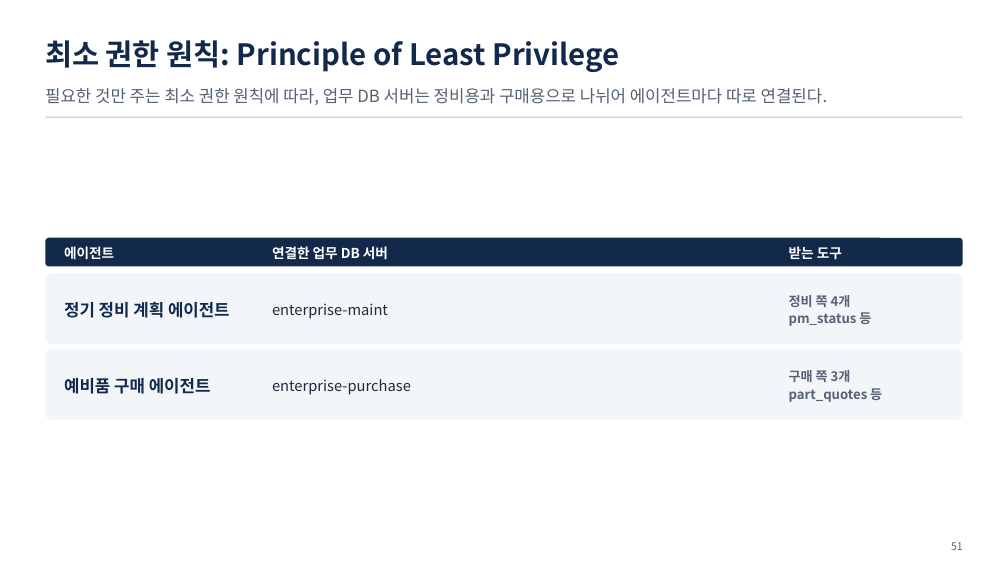
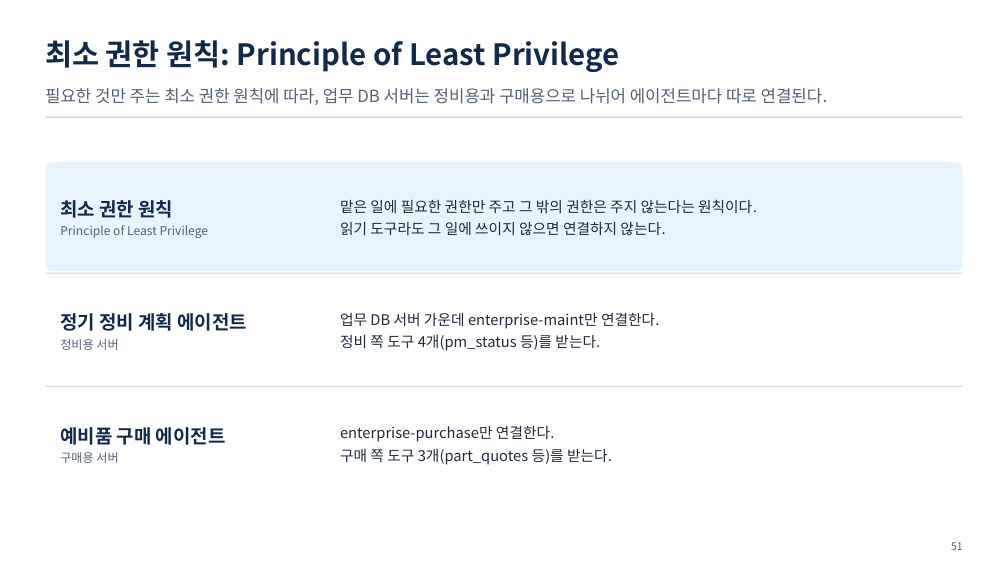
Before and after one commit to uengine-oss/hyd-iot-edu, a slide deck: slide 51 of docs/교재/통합반/06일차/통합반_06일차.pptx. Drawn at 1008x567 pixels with LibreOffice and Linux fonts; fonts in the diff are those of the drawing. Boxes give left, top, right and bottom in pixels: in the first picture for what was removed or moved away, otherwise in the second. Text is boxed around its words. In the diff, an @@ line names an element or a change of style, - is before the commit and + after.

```diff
--- a/docs/교재/통합반/06일차/통합반_06일차.pptx
+++ b/docs/교재/통합반/06일차/통합반_06일차.pptx
@@ rounded rectangle: place and size @@
-rounded rectangle at [45, 237, 963, 266]
+rounded rectangle at [45, 163, 963, 271]
@@ rounded rectangle at [45, 163, 963, 271]: fill #13294B to #E7F3FD; proportions changed @@
@@ text at [60, 200, 209, 238]: text changed; size 13 to 11.5 pt; text colour #FFFFFF to #556175; bold off @@
-에이전트
+최소 권한 원칙
+Principle of Least Privilege
@@ text at [340, 199, 757, 235]: text changed; size 13 to 14 pt; text colour #FFFFFF to #1F2A3A; bold off @@
-연결한 업무 DB 서버
+맡은 일에 필요한 권한만 주고 그 밖의 권한은 주지 않는다는 원칙이다.
+읽기 도구라도 그 일에 쓰이지 않으면 연결하지 않는다.
@@ text removed at [789, 246, 842, 260] @@
-받는 도구
@@ rounded rectangle removed at [45, 274, 963, 344] @@
@@ rectangle added at [45, 272, 963, 273], fill #D3D9E1 @@
@@ text removed at [789, 295, 871, 326] @@
-정비 쪽 4개
-pm_status 등
@@ text at [60, 313, 248, 331]: size 16 to 18 pt in "정기 정비 계획 에이전트"; more space between paragraphs @@
@@ text removed at [272, 303, 388, 319] @@
-enterprise-maint
@@ text added at [340, 313, 659, 351], 14 pt, text #1F2A3A @@
+업무 DB 서버 가운데 enterprise-maint만 연결한다.
+정비 쪽 도구 4개(pm_status 등)를 받는다.
@@ rounded rectangle removed at [45, 349, 963, 420] @@
@@ text at [60, 339, 118, 350]: paragraph added @@
+정비용 서버
@@ rectangle added at [45, 386, 963, 387], fill #D3D9E1 @@
@@ text "예비품 구매 에이전트": place and size @@
-text "예비품 구매 에이전트" at [64, 378, 211, 394]
+text "예비품 구매 에이전트" at [60, 427, 226, 463]
@@ text removed at [272, 379, 411, 395] @@
-enterprise-purchase
@@ text removed at [789, 370, 882, 402] @@
-구매 쪽 3개
-part_quotes 등
@@ text at [60, 427, 226, 445]: size 16 to 18 pt in "예비품 구매 에이전트"; more space between paragraphs @@
@@ text added at [340, 426, 612, 465], 14 pt, text #1F2A3A @@
+enterprise-purchase만 연결한다.
+구매 쪽 도구 3개(part_quotes 등)를 받는다.
@@ text at [60, 452, 118, 463]: paragraph added @@
+구매용 서버
```
Also in this commit, not shown: 11 other slides changed, 12 other files.
